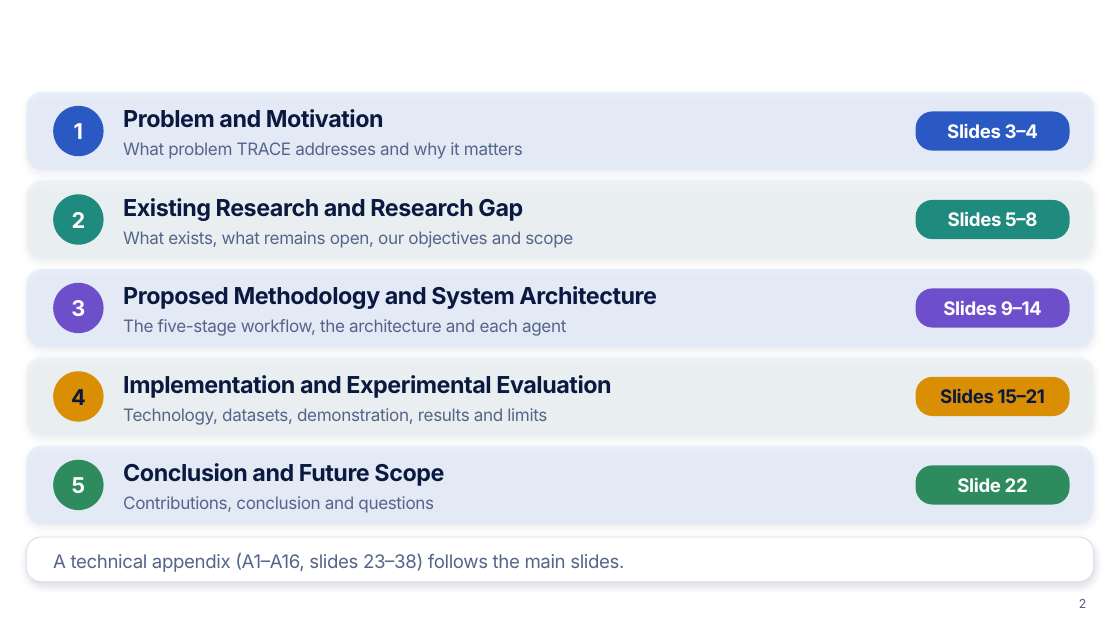
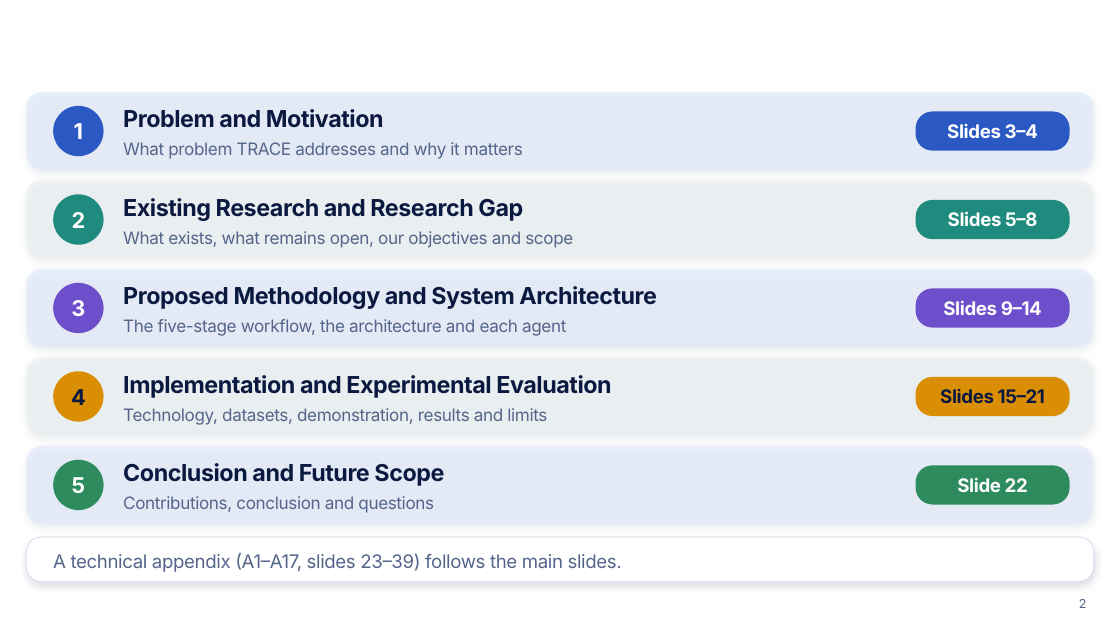
Before and after one commit to minorproject1research-coder/TRACE, a slide deck: slide 2 of docs/TRACE_Presentation_BaseDesign.pptx. Drawn at 1120x630 pixels with LibreOffice and Linux fonts; fonts in the diff are those of the drawing; background and template pictures are left out. Boxes give left, top, right and bottom in pixels: in the first picture for what was removed or moved away, otherwise in the second. Text is boxed around its words. In the diff, an @@ line names an element or a change of style, - is before the commit and + after.

```diff
--- a/docs/TRACE_Presentation_BaseDesign.pptx
+++ b/docs/TRACE_Presentation_BaseDesign.pptx
@@ text at (53, 552, 622, 572): text changed @@
-A technical appendix (A1–A16, slides 23–38) follows the main slides.
+A technical appendix (A1–A17, slides 23–39) follows the main slides.
```
Also in this commit, not shown: 8 other slides changed, 4 slides added, 3 slides removed, 3 other files.
